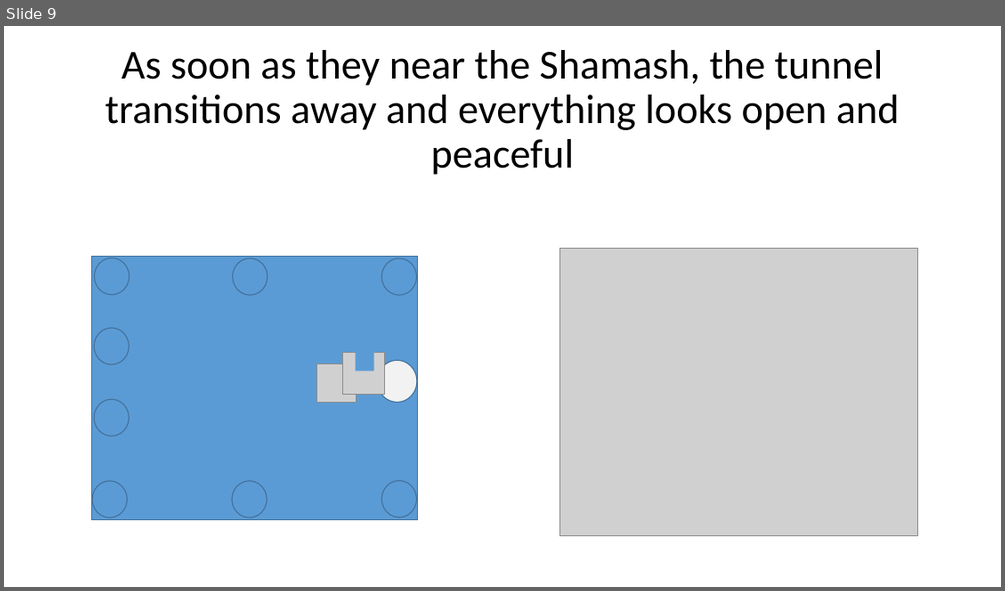
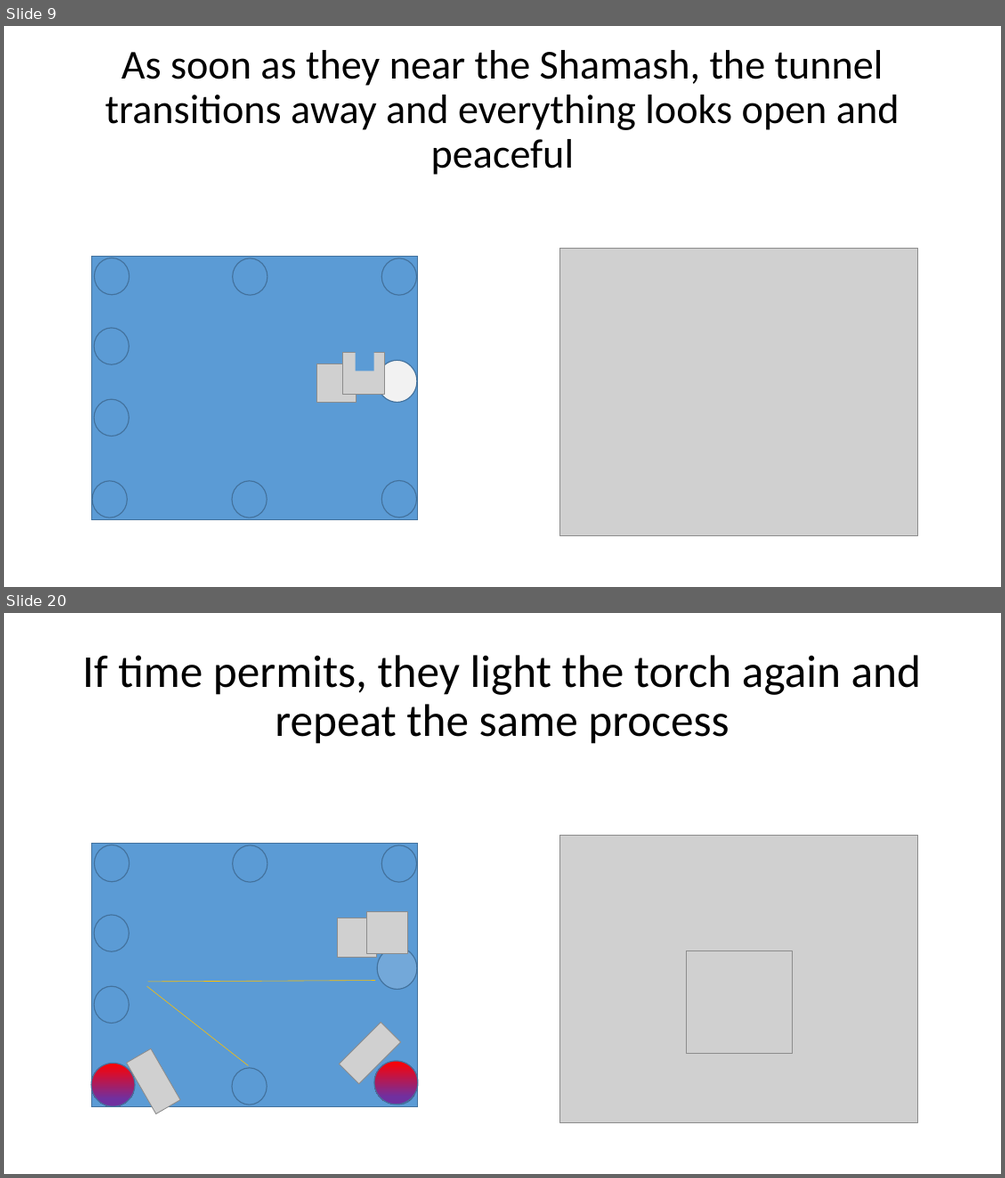
Before and after one commit to mmandel/8Nights2, a slide deck: docs/8NightsVRDesign_Rev2.pptx. Shown one above the other, each under a label of ours: slide 9 before the commit, slides 9 and 20 after it; the slides between them are not shown. The pictures are 1005x591 and 1005x1178 pixels, drawn with LibreOffice and Linux fonts; fonts in the diff are those of the drawing; grey boxes stand for pictures. Boxes give left, top, right and bottom in pixels: in the first picture for what was removed or moved away, otherwise in the second. Text is boxed around its words. In the diff, an @@ line names an element or a change of style, - is before the commit and + after.

```diff
--- a/docs/8NightsVRDesign_Rev2.pptx
+++ b/docs/8NightsVRDesign_Rev2.pptx
@@ slide 20 added at <box>4,613,1001,1174</box>, background #FFFFFF @@
@@ title added at <box>82,655,921,744</box>, 44 pt, text #000000 @@
+If time permits, they light the torch again and repeat the same process
@@ rectangle added at <box>92,844,418,1107</box>, fill #5B9BD5, outline #43739E 1 pt @@
@@ ellipse added at <box>95,844,129,882</box>, fill #5B9BD5, outline #43739E 1 pt @@
@@ ellipse added at <box>233,845,268,882</box>, fill #5B9BD5, outline #43739E 1 pt @@
@@ ellipse added at <box>381,845,417,882</box>, fill #5B9BD5, outline #43739E 1 pt @@
@@ picture added at <box>560,835,919,1123</box> @@
@@ ellipse added at <box>94,915,129,951</box>, fill #5B9BD5, outline #43739E 1 pt @@
@@ picture added at <box>338,918,376,957</box> @@
@@ picture added at <box>367,912,409,954</box> @@
@@ ellipse added at <box>377,948,417,989</box>, fill #F2F2F2 at 16% opacity, outline #43739E 1 pt @@
@@ picture added at <box>686,951,793,1054</box> @@
@@ ellipse added at <box>94,986,129,1022</box>, fill #5B9BD5, outline #43739E 1 pt @@
@@ line added from (249, 1065) to (146, 986), #FFC000 0.5 pt @@
@@ line added from (376, 981) to (147, 981), #FFC000 0.5 pt @@
@@ picture added at <box>340,1022,401,1084</box> @@
@@ ellipse added at <box>91,1063,135,1107</box>, fill gradient #FF0000 to #7030A0, outline #43739E 1 pt @@
@@ picture added at <box>127,1049,180,1114</box> @@
@@ ellipse added at <box>374,1061,418,1104</box>, fill gradient #FF0000 to #7030A0, outline #43739E 1 pt @@
@@ ellipse added at <box>92,1068,128,1104</box>, fill #5B9BD5, outline #43739E 1 pt @@
@@ ellipse added at <box>232,1068,267,1104</box>, fill #5B9BD5, outline #43739E 1 pt @@
@@ ellipse added at <box>381,1068,417,1104</box>, fill #5B9BD5, outline #43739E 1 pt @@
```
Also in this commit, not shown: 7 slides changed, 5 other slides added, 2 slides removed, 1 other file.
